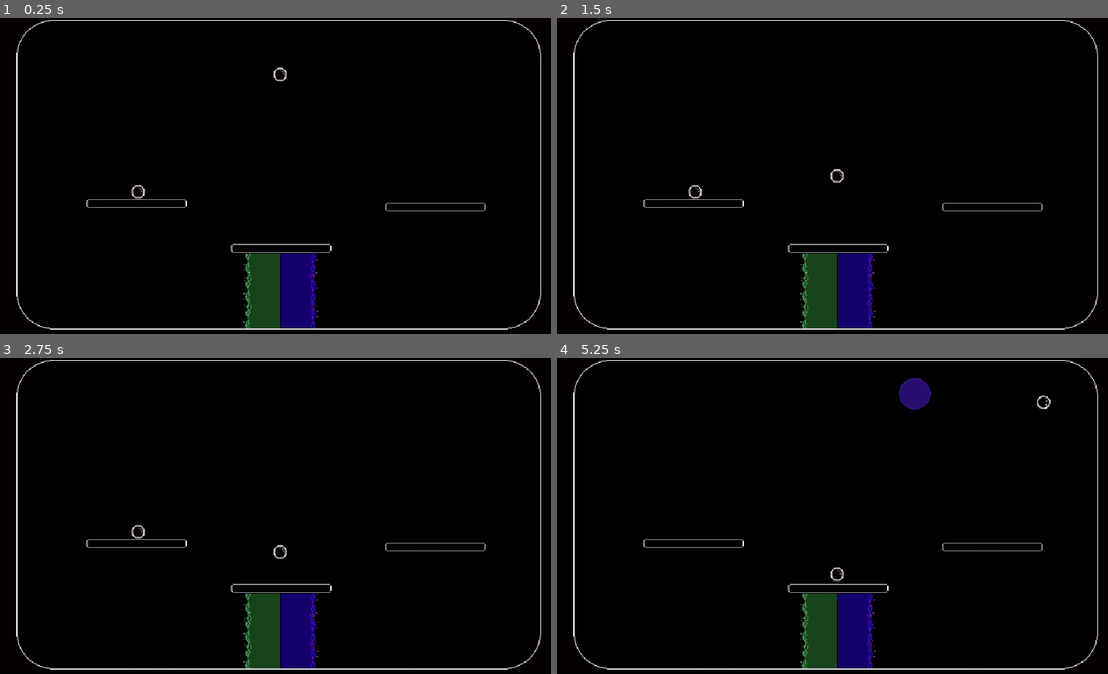
Above: before the commit, frames 1-4 (two rows, left to right).
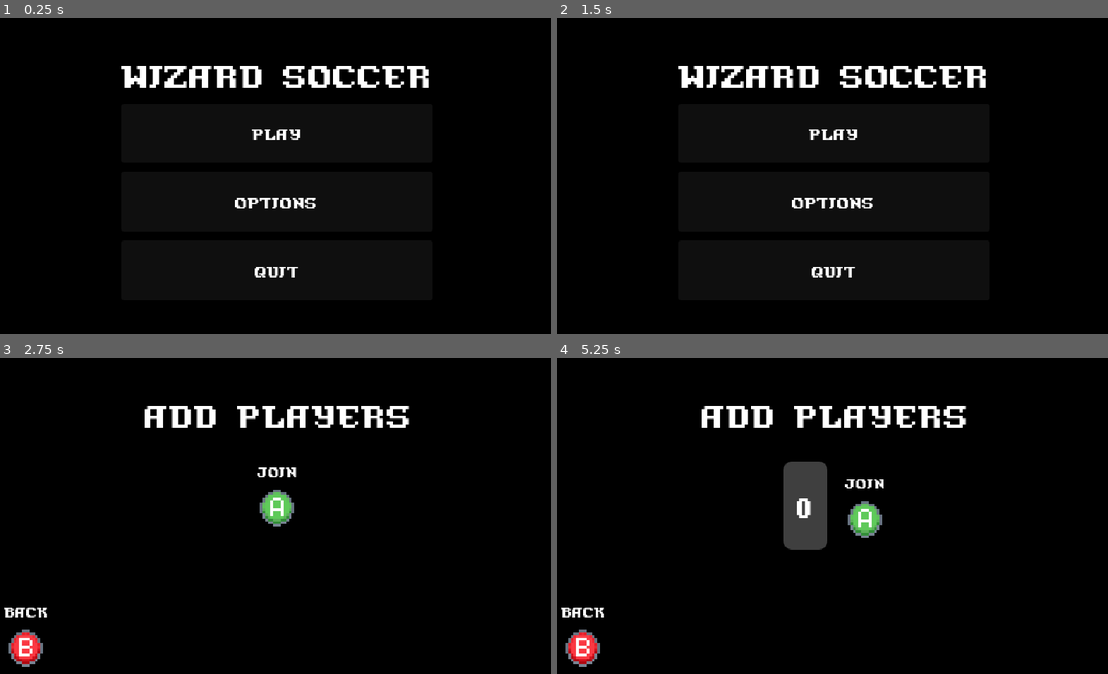
Above: after the commit, the same moments.

Repository: kyleyoung1121/BubbleBall
Game: Godot game, scene res://scenes & scripts/menu/main_menu.tscn
The game is run twice, just before and just after one commit, with the same random seed, the same clock (stepped at 60 frames per second) and the same inputs. Before the commit the project starts from res://scenes & scripts/gameplay/gameplay.tscn.
Inputs (mouse positions are in pixels of both pictures, inside the frame that each line leads up to):
- Up to frame 1 (0.25 s): no input
- Up to frame 2 (1.5 s): click (832, 131) at 0.5 s, where only the run after the commit has a clickable "Play"; click (584, 292) at 1.27 s
- Up to frame 3 (2.75 s): click (275, 471) at 2 s, where only the run after the commit has a clickable "Play"
- Up to frame 4 (5.25 s): tap Enter (join) at 2.75, 5.1 s; hold D (move_right) 2.78-3.53 s; tap X (start) at 2.85, 3.8 s; tap Space (jump) at 3.02, 3.05, 3.32, 3.6, 3.77, 4.07, 4.55 s; hold Escape (back) 3.53-4.28 s; hold D (move_right) from 4.28 s (still down); tap S (dive) at 4.35 s

The runs differ from the first frame. In frame 1, 7.0% of the frame differs, in the area x 2-99%, y 0-99%; in frame 2, 7.0%; in frame 3, 7.5%; in frame 4, 10%, in the area x 0-99%, y 0-99%.

Commit message:
Multiplayer enabled: able to start match

Diff:
--- a/project.godot
+++ b/project.godot
@@ -11,7 +11,7 @@
 [application]
 
 config/name="Wizard Soccer"
-run/main_scene="res://scenes & scripts/gameplay/gameplay.tscn"
+run/main_scene="res://scenes & scripts/menu/main_menu.tscn"
 config/features=PackedStringArray("4.2", "Forward Plus")
 
 [autoload]
@@ -19,6 +19,7 @@
 BubbleManager="*res://scenes & scripts/global/bubble_manager.gd"
 MultiplayerInput="*res://addons/plugins/multiplayer_input.gd"
 PlayerManager="*res://scenes & scripts/multiplayer/player_manager.gd"
+LoadMatch="*res://scenes & scripts/gameplay/load_match.gd"
 
 [display]
 
--- /dev/null
+++ b/scenes & scripts/gameplay/count_down_text.gd
@@ -0,0 +1,14 @@
+extends Label
+
+func round_to_dec(num, digit):
+	return round(num * pow(10.0, digit)) / pow(10.0, digit)
+
+# Called every frame. 'delta' is the elapsed time since the previous frame.
+func _process(delta):
+	if $StartTimer.time_left > 0:
+		visible = true
+		var time_to_display = round_to_dec($StartTimer.time_left * 75, 0)
+		if time_to_display > 3: time_to_display = 3
+		text = str(time_to_display)
+	else:
+		visible = false
--- a/scenes & scripts/gameplay/gameplay.gd
+++ b/scenes & scripts/gameplay/gameplay.gd
@@ -1,10 +1,30 @@
 extends Node2D
+
+
+@onready var start_timer = $CountDownText/StartTimer
+@onready var count_down_text = $CountDownText
+
+
+func match_ready():
+	# Slow down time to as close to zero as possible (timer requires it not be 0)
+	Engine.time_scale = 0.01
+	start_timer.start()
+
+
+func match_begin():
+	# Set time scale to normal
+	Engine.time_scale = 1
 
 
 # Called when the node enters the scene tree for the first time.
 func _ready():
 	pass
 
+
 # Called every frame. 'delta' is the elapsed time since the previous frame.
 func _process(delta):
 	pass
+
+
+func _on_start_timer_timeout():
+	match_begin()
--- a/scenes & scripts/gameplay/gameplay.tscn
+++ b/scenes & scripts/gameplay/gameplay.tscn
@@ -1,14 +1,16 @@
-[gd_scene load_steps=12 format=3 uid="uid://bkaskjofg0e42"]
+[gd_scene load_steps=14 format=3 uid="uid://bkaskjofg0e42"]
 
 [ext_resource type="Script" path="res://scenes & scripts/gameplay/gameplay.gd" id="1_wjm3a"]
 [ext_resource type="Texture2D" uid="uid://cnf2eiyqjveif" path="res://assets/sprites/basic_platform.png" id="2_g4s13"]
 [ext_resource type="PackedScene" uid="uid://cv7gh6sgss3m" path="res://scenes & scripts/gameplay/platform.tscn" id="2_uwxlj"]
 [ext_resource type="Texture2D" uid="uid://dyjxtoj7clmvb" path="res://assets/sprites/basic_border.png" id="3_m5bcj"]
 [ext_resource type="PackedScene" uid="uid://bf8cqxd6j6rof" path="res://scenes & scripts/gameplay/ball.tscn" id="4_0fchy"]
-[ext_resource type="PackedScene" uid="uid://6mytvone5yik" path="res://scenes & scripts/gameplay/player.tscn" id="5_52syx"]
 [ext_resource type="PackedScene" uid="uid://ceeixme1jgg1c" path="res://scenes & scripts/gameplay/goal.tscn" id="7_m1xtc"]
 [ext_resource type="Texture2D" uid="uid://ryuqaupmt72j" path="res://assets/sprites/basic_green_goal.png" id="8_lk5ge"]
+[ext_resource type="PackedScene" uid="uid://4xcvg367crpo" path="res://scenes & scripts/gameplay/spawn_point.tscn" id="9_6vsdq"]
 [ext_resource type="Texture2D" uid="uid://bncltxqsyd8h0" path="res://assets/sprites/basic_purple_goal.png" id="9_pqf0r"]
+[ext_resource type="Theme" uid="uid://dxnhffmfb2hde" path="res://assets/fonts/new_theme.tres" id="10_y65wx"]
+[ext_resource type="Script" path="res://scenes & scripts/gameplay/count_down_text.gd" id="11_hh4ss"]
 
 [sub_resource type="RectangleShape2D" id="RectangleShape2D_jc2qs"]
 
@@ -40,9 +42,6 @@
 [node name="Ball" parent="." instance=ExtResource("4_0fchy")]
 collision_layer = 4
 collision_mask = 31
-
-[node name="Player" parent="." instance=ExtResource("5_52syx")]
-position = Vector2(162, 193)
 
 [node name="Platform1" parent="." instance=ExtResource("2_uwxlj")]
 position = Vector2(324, 261)
@@ -102,8 +101,77 @@
 position = Vector2(-2, 0)
 shape = SubResource("RectangleShape2D_6jqs6")
 
+[node name="SpawnPoint1-1" parent="." groups=["TeamOneSpawn"] instance=ExtResource("9_6vsdq")]
+position = Vector2(75, 60)
+metadata/_edit_group_ = true
+
+[node name="Label" parent="SpawnPoint1-1" index="0"]
+metadata/_edit_group_ = true
+
+[node name="SpawnPoint1-2" parent="." groups=["TeamOneSpawn"] instance=ExtResource("9_6vsdq")]
+position = Vector2(75, 110)
+metadata/_edit_group_ = true
+
+[node name="SpawnPoint1-3" parent="." groups=["TeamOneSpawn"] instance=ExtResource("9_6vsdq")]
+position = Vector2(75, 160)
+metadata/_edit_group_ = true
+
+[node name="SpawnPoint2-1" parent="." groups=["TeamTwoSpawn"] instance=ExtResource("9_6vsdq")]
+position = Vector2(566, 60)
+metadata/_edit_group_ = true
+
+[node name="Label" parent="SpawnPoint2-1" index="0"]
+text = "2"
+metadata/_edit_group_ = true
+
+[node name="SpawnPoint2-2" parent="." groups=["TeamTwoSpawn"] instance=ExtResource("9_6vsdq")]
+position = Vector2(566, 110)
+metadata/_edit_group_ = true
+
+[node name="Label" parent="SpawnPoint2-2" index="0"]
+text = "2"
+
+[node name="SpawnPoint2-3" parent="." groups=["TeamTwoSpawn"] instance=ExtResource("9_6vsdq")]
+position = Vector2(566, 160)
+metadata/_edit_group_ = true
+
+[node name="Label" parent="SpawnPoint2-3" index="0"]
+text = "2"
+
+[node name="CountDownText" type="Label" parent="."]
+anchors_preset = 8
+anchor_left = 0.5
+anchor_top = 0.5
+anchor_right = 0.5
+anchor_bottom = 0.5
+offset_left = 303.0
+offset_top = 94.0
+offset_right = 343.0
+offset_bottom = 148.0
+grow_horizontal = 2
+grow_vertical = 2
+size_flags_horizontal = 4
+theme = ExtResource("10_y65wx")
+theme_override_font_sizes/font_size = 41
+text = "3"
+horizontal_alignment = 1
+vertical_alignment = 1
+script = ExtResource("11_hh4ss")
+
+[node name="StartTimer" type="Timer" parent="CountDownText"]
+wait_time = 0.06
+one_shot = true
+
+[connection signal="timeout" from="CountDownText/StartTimer" to="." method="_on_start_timer_timeout"]
+
 [editable path="Platform1"]
 [editable path="Platform2"]
 [editable path="Platform3"]
 [editable path="Goal"]
 [editable path="Goal2"]
+[editable path="SpawnPoint1-1"]
+[editable path="SpawnPoint1-2"]
+[editable path="SpawnPoint1-3"]
+[editable path="SpawnPoint2-1"]
+[editable path="SpawnPoint2-2"]
+[editable path="SpawnPoint2-3"]
--- /dev/null
+++ b/scenes & scripts/gameplay/load_match.gd
@@ -0,0 +1,53 @@
+extends Node
+
+const GAMEPLAY_SCENE_PATH = "res://scenes & scripts/gameplay/gameplay.tscn"
+const PLAYER_SCENE = preload("res://scenes & scripts/gameplay/player.tscn")
+
+
+var player_nodes = {}
+
+
+func create_player(player_num):
+	var player_instance = PLAYER_SCENE.instantiate()
+	player_nodes[player_num] = player_instance
+
+
+func store_players(player_dict):
+	for player_num in player_dict.keys():
+		create_player(player_num)
+
+
+func start_match():
+	# First, change the scene to the gameplay scene
+	get_tree().change_scene_to_file(GAMEPLAY_SCENE_PATH)
+	await get_tree().process_frame
+
+	# Next, grab the groups of spawn points for both teams
+	var team_one_spawns = get_tree().get_nodes_in_group("TeamOneSpawn")
+	var team_two_spawns = get_tree().get_nodes_in_group("TeamTwoSpawn")
+	var team_one_iterator = 0
+	var team_two_iterator = 0
+
+	# Finally, add in the players to the match
+	for player_num in player_nodes.keys():
+		get_tree().current_scene.add_child(player_nodes[player_num])
+		player_nodes[player_num].init(player_num)
+		if (PlayerManager.get_player_data(player_num, "team") == 1):
+			player_nodes[player_num].position = team_one_spawns[team_one_iterator].position
+			team_one_iterator += 1
+			if team_one_iterator > team_one_spawns.size() - 1: team_one_iterator = 0
+		else:
+			player_nodes[player_num].position = team_two_spawns[team_two_iterator].position
+			team_two_iterator += 1
+			if team_two_iterator > team_two_spawns.size() - 1: team_two_iterator = 0
+
+	# Signal that we are done; begin match logic
+	get_tree().current_scene.match_ready()
+
+
+
+func _ready():
+	pass
+
+func _process(delta):
+	pass
--- a/scenes & scripts/gameplay/player.gd
+++ b/scenes & scripts/gameplay/player.gd
@@ -12,18 +12,26 @@
 
 
 var team_name = 1
+var player: int
+var input
+
+# call this function when spawning this player to set up the input object based on the device
+func init(player_num: int):
+	player = player_num
+	var device = PlayerManager.get_player_device(player)
+	input = DeviceInput.new(device)
 
 
 func _physics_process(delta):
 	# Jump: Apply impulse upwards. If falling, set speed to 0 before applying
-	if Input.is_action_just_pressed("jump"):
+	if input.is_action_just_pressed("jump"):
 		summon_bubble()
 		if linear_velocity.y > 0:
 			set_linear_velocity(Vector2(linear_velocity.x, 0))
 		apply_central_impulse(Vector2(0, JUMP_VELOCITY))
 
 	# Movement: Apply force according to key pressed. Apply drag.
-	var direction = Input.get_action_strength("move_right") - Input.get_action_strength("move_left")
+	var direction = input.get_action_strength("move_right") - input.get_action_strength("move_left")
 	apply_central_force(Vector2(direction * SPEED, 0))
 	apply_central_force(Vector2(linear_velocity.x * DRAFT, 0))
 
@@ -36,10 +44,10 @@
 	if abs(linear_velocity.y) > MAX_SPEED_Y:
 		state.linear_velocity.y = sign(linear_velocity.y) * MAX_SPEED_Y
 
-	if Input.is_action_just_pressed("move_right") && linear_velocity.x < 0:
+	if input.is_action_just_pressed("move_right") && linear_velocity.x < 0:
 		state.linear_velocity.x = 0
 
-	if Input.is_action_just_pressed("move_left") && linear_velocity.x > 0:
+	if input.is_action_just_pressed("move_left") && linear_velocity.x > 0:
 		state.linear_velocity.x = 0
 
 
--- a/scenes & scripts/gameplay/player.tscn
+++ b/scenes & scripts/gameplay/player.tscn
@@ -9,6 +9,7 @@
 [sub_resource type="CircleShape2D" id="CircleShape2D_ol2h7"]
 
 [node name="Player" type="RigidBody2D"]
+position = Vector2(136, 146)
 collision_mask = 15
 mass = 0.3
 physics_material_override = SubResource("PhysicsMaterial_ld8eo")
--- /dev/null
+++ b/scenes & scripts/gameplay/spawn_point.gd
@@ -0,0 +1,6 @@
+extends Marker2D
+
+
+# Hide the team text. This should only be seen in the editor.
+func _ready():
+	$Label.visible = false
--- /dev/null
+++ b/scenes & scripts/gameplay/spawn_point.tscn
@@ -0,0 +1,24 @@
+[gd_scene load_steps=2 format=3 uid="uid://4xcvg367crpo"]
+
+[ext_resource type="Script" path="res://scenes & scripts/gameplay/spawn_point.gd" id="1_bdx1f"]
+
+[node name="SpawnPoint" type="Marker2D"]
+script = ExtResource("1_bdx1f")
+
+[node name="Label" type="Label" parent="."]
+anchors_preset = 8
+anchor_left = 0.5
+anchor_top = 0.5
+anchor_right = 0.5
+anchor_bottom = 0.5
+offset_left = -20.0
+offset_top = -11.5
+offset_right = 20.0
+offset_bottom = 11.5
+grow_horizontal = 2
+grow_vertical = 2
+size_flags_horizontal = 4
+text = "1"
+horizontal_alignment = 1
+vertical_alignment = 1
+metadata/_edit_use_anchors_ = true
--- a/scenes & scripts/menu/MainMenu.gd
+++ b/scenes & scripts/menu/MainMenu.gd
@@ -18,7 +18,8 @@
 
 
 func start_match():
-	get_tree().change_scene_to_file(GAMEPLAY_SCENE_PATH)
+	LoadMatch.store_players(player_nodes)
+	LoadMatch.start_match()
 
 
 func add_player_card(player_num):
